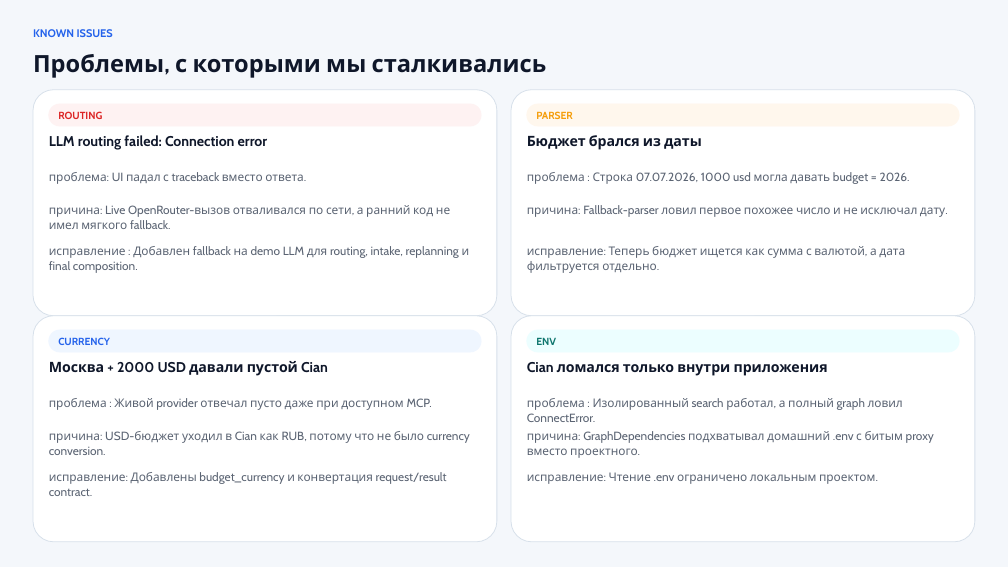
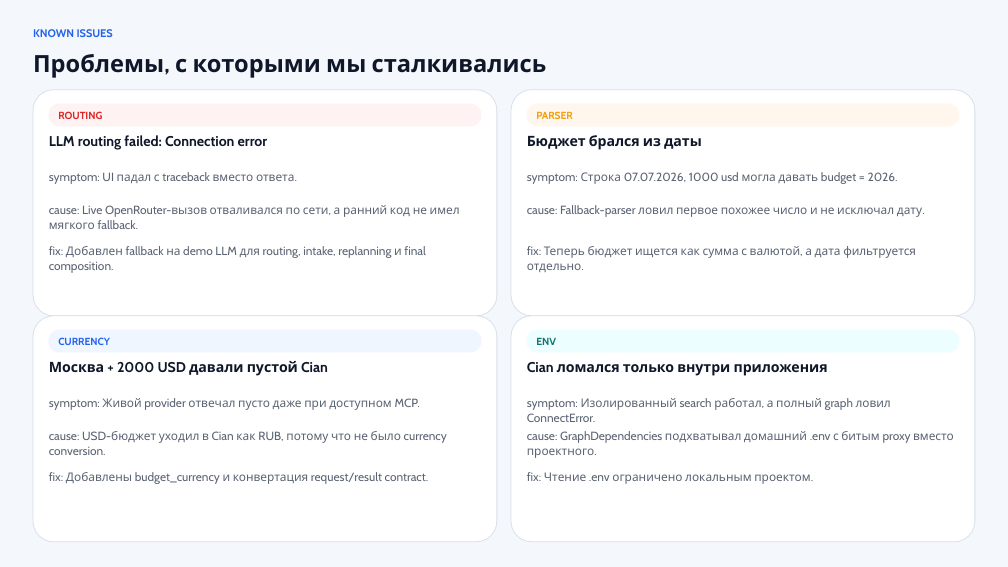
Before and after one commit to proooooogiba/long-term-rent-agent, a slide deck: slide 9 of outputs/manual-20260615-relocation-defense/presentations/relocation-agent-deck/output/relocation-agent-defense.pptx. Drawn at 1008x567 pixels with LibreOffice and Linux fonts; fonts in the diff are those of the drawing. Boxes give left, top, right and bottom in pixels: in the first picture for what was removed or moved away, otherwise in the second. Text is boxed around its words. In the diff, an @@ line names an element or a change of style, - is before the commit and + after.

```diff
--- a/outputs/manual-20260615-relocation-defense/presentations/relocation-agent-deck/output/relocation-agent-defense.pptx
+++ b/outputs/manual-20260615-relocation-defense/presentations/relocation-agent-deck/output/relocation-agent-defense.pptx
@@ text at bbox=[49, 172, 295, 184]: text changed @@
-проблема: UI падал с traceback вместо ответа.
+symptom: UI падал с traceback вместо ответа.
@@ text at bbox=[527, 172, 898, 184]: text changed @@
-проблема : Строка 07.07.2026, 1000 usd могла давать budget = 2026.
+symptom: Строка 07.07.2026, 1000 usd могла давать budget = 2026.
@@ text at bbox=[49, 205, 460, 229]: text changed @@
-причина: Live OpenRouter-вызов отваливался по сети, а ранний код не имел мягкого fallback.
+cause: Live OpenRouter-вызов отваливался по сети, а ранний код не имел мягкого fallback.
@@ text at bbox=[527, 205, 922, 217]: text changed @@
-причина: Fallback-parser ловил первое похожее число и не исключал дату.
+cause: Fallback-parser ловил первое похожее число и не исключал дату.
@@ text at bbox=[49, 246, 426, 273]: text changed @@
-исправление : Добавлен fallback на demo LLM для routing, intake, replanning и final composition.
+fix: Добавлен fallback на demo LLM для routing, intake, replanning и final composition.
@@ text at bbox=[527, 246, 916, 272]: text changed @@
-исправление: Теперь бюджет ищется как сумма с валютой, а дата фильтруется отдельно.
+fix: Теперь бюджет ищется как сумма с валютой, а дата фильтруется отдельно.
@@ text at bbox=[49, 398, 420, 410]: text changed @@
-проблема : Живой provider отвечал пусто даже при доступном MCP.
+symptom: Живой provider отвечал пусто даже при доступном MCP.
@@ text at bbox=[527, 398, 891, 422]: text changed @@
-проблема : Изолированный search работал, а полный graph ловил ConnectError.
+symptom: Изолированный search работал, а полный graph ловил ConnectError.
@@ text at bbox=[49, 431, 447, 455]: text changed @@
-причина: USD-бюджет уходил в Cian как RUB, потому что не было currency conversion.
+cause: USD-бюджет уходил в Cian как RUB, потому что не было currency conversion.
@@ text at bbox=[527, 431, 954, 458]: text changed @@
-причина: GraphDependencies подхватывал домашний .env с битым proxy вместо проектного.
+cause: GraphDependencies подхватывал домашний .env с битым proxy вместо проектного.
@@ text at bbox=[49, 472, 429, 484]: text changed @@
-исправление: Добавлены budget_currency и конвертация request/result contract.
+fix: Добавлены budget_currency и конвертация request/result contract.
@@ text at bbox=[527, 472, 811, 484]: text changed @@
-исправление: Чтение .env ограничено локальным проектом.
+fix: Чтение .env ограничено локальным проектом.
```
Also in this commit, not shown: 9 other slides changed, 21 other files.
